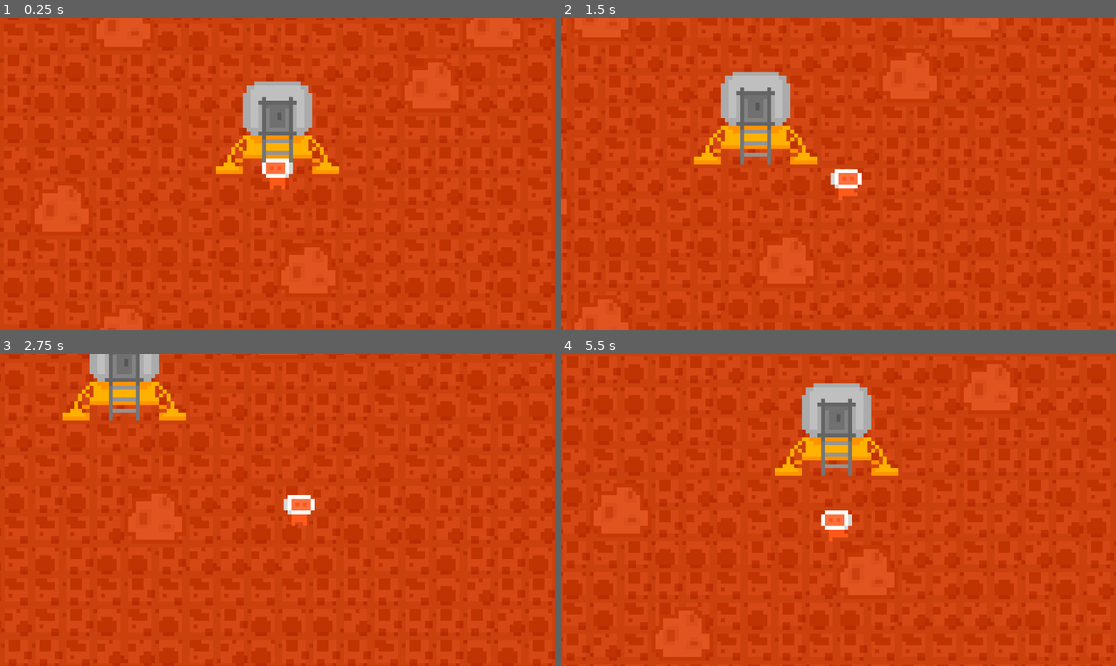
Above: before the commit, frames 1-4 (two rows, left to right).
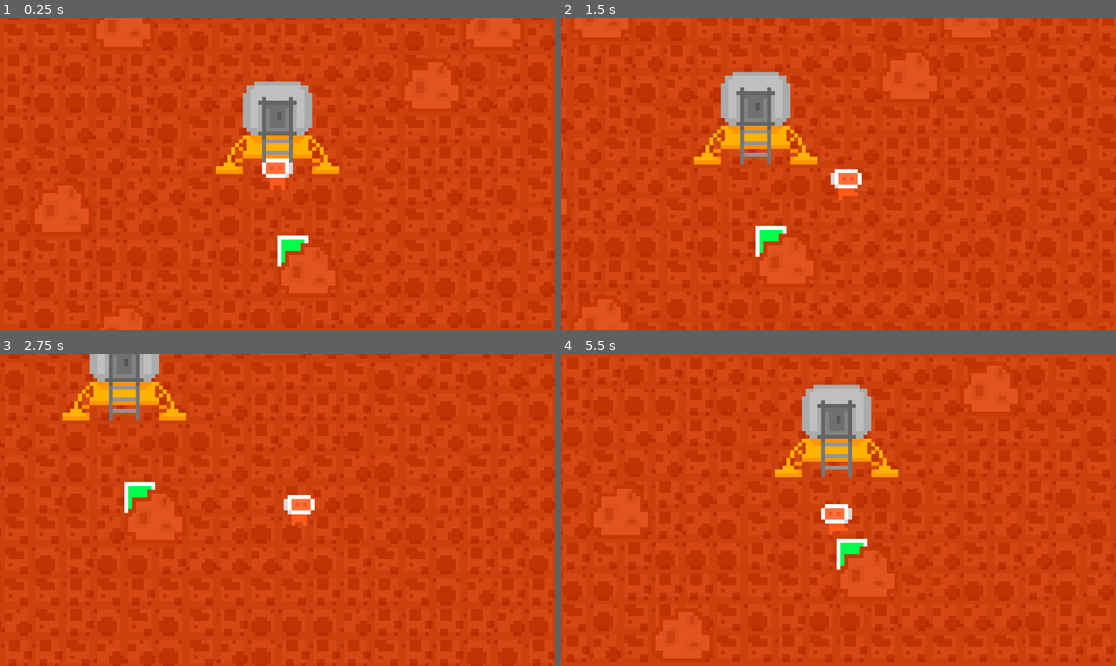
Above: after the commit, the same moments.

Repository: theololw/mars-game
Game: Godot game, scene res://scenes/overworld.tscn
The game is run twice, just before and just after one commit, with the same random seed, the same clock (stepped at 60 frames per second) and the same inputs.
Inputs (mouse positions are in pixels of both pictures, inside the frame that each line leads up to):
- Up to frame 1 (0.25 s): no input
- Up to frame 2 (1.5 s): tap Enter at 0.5 s; move the mouse to (960, 158) at 0.52 s; hold D (right) 0.53-1.28 s; tap Space (space) at 0.6 s; click (960, 158) at 0.8 s; move the mouse to (727, 189) at 1.27 s; hold S (down) from 1.28 s (still down); click (727, 189) at 1.35 s
- Up to frame 3 (2.75 s): tap Space (space) at 1.55, 2.1 s; move the mouse to (333, 441) at 2.02 s; release S (down) at 2.03 s; hold D (right) from 2.03 s (still down); click (333, 441) at 2.3 s
- Up to frame 4 (5.5 s): move the mouse to (810, 572) at 2.77 s; release D (right) at 2.78 s; hold W (up) 2.78-3.53 s; click (810, 572) at 2.85 s; tap Space (space) at 3.05, 3.6, 4.55, 5.1 s; move the mouse to (1005, 556) at 3.52 s; hold A (left) 3.53-5.03 s; click (1005, 556) at 3.8 s; move the mouse to (672, 463) at 4.27 s; click (672, 463) at 4.35 s; move the mouse to (866, 510) at 5.02 s; hold S (down) from 5.03 s (still down); click (866, 510) at 5.3 s

The runs differ from the first frame. In frame 1, 0.3% of the frame differs, in the area x 49-56%, y 69-80%; in frame 2, 0.3%; in frame 3, 0.3%; in frame 4, 1.8%, in the area x 3-99%, y 3-98%.

Commit message:
update

Diff:
--- /dev/null
+++ b/code/base_upgrade_station.gd
@@ -0,0 +1,25 @@
+extends Node2D
+
+var inBUSRange = 0
+var building = 0
+var space_base = preload("res://scenes/space_base.tscn")
+var space_base_instance = space_base.instantiate()
+
+func _on_area_2d_body_entered(body):
+	if body is Player:
+		inBUSRange = 1
+func _on_area_2d_body_exited(body):
+	if body is Player:
+		inBUSRange = 0
+func _process(delta):
+	if inBUSRange == 1 and Input.is_action_just_pressed("space"):
+		add_child(space_base_instance)
+		building = 1
+	if building == 1:
+		buildingPlacementMode(space_base_instance)
+	else:
+		pass
+func buildingPlacementMode(structure):
+	structure.position = get_local_mouse_position()
+	if Input.is_action_just_pressed("leftClick"):
+		building = 0
--- a/project.godot
+++ b/project.godot
@@ -46,3 +46,8 @@
 "events": [Object(InputEventKey,"resource_local_to_scene":false,"resource_name":"","device":-1,"window_id":0,"alt_pressed":false,"shift_pressed":false,"ctrl_pressed":false,"meta_pressed":false,"pressed":false,"keycode":0,"physical_keycode":32,"key_label":0,"unicode":32,"echo":false,"script":null)
 ]
 }
+leftClick={
+"deadzone": 0.5,
+"events": [Object(InputEventMouseButton,"resource_local_to_scene":false,"resource_name":"","device":-1,"window_id":0,"alt_pressed":false,"shift_pressed":false,"ctrl_pressed":false,"meta_pressed":false,"button_mask":0,"position":Vector2(0, 0),"global_position":Vector2(0, 0),"factor":1.0,"button_index":1,"canceled":false,"pressed":false,"double_click":false,"script":null)
+]
+}
--- /dev/null
+++ b/scenes/base_upgrade_station.tscn
@@ -0,0 +1,32 @@
+[gd_scene load_steps=4 format=3 uid="uid://d4dvngwsbbej2"]
+
+[ext_resource type="Script" path="res://code/base_upgrade_station.gd" id="1_4an3b"]
+
+[sub_resource type="RectangleShape2D" id="RectangleShape2D_4lj6i"]
+size = Vector2(64, 64)
+
+[sub_resource type="CircleShape2D" id="CircleShape2D_yyeey"]
+radius = 88.0
+
+[node name="base_upgrade_station" type="Node2D"]
+script = ExtResource("1_4an3b")
+
+[node name="StaticBody2D" type="StaticBody2D" parent="."]
+
+[node name="Polygon2D" type="Polygon2D" parent="StaticBody2D"]
+polygon = PackedVector2Array(-32, -32, 32, -32, 32, 32, -32, 32)
+
+[node name="Polygon2D2" type="Polygon2D" parent="StaticBody2D"]
+color = Color(0, 1, 0.298039, 1)
+polygon = PackedVector2Array(-24, -24, 24, -24, 24, 24, -24, 24)
+
+[node name="CollisionShape2D" type="CollisionShape2D" parent="StaticBody2D"]
+shape = SubResource("RectangleShape2D_4lj6i")
+
+[node name="Area2D" type="Area2D" parent="."]
+
+[node name="CollisionShape2D" type="CollisionShape2D" parent="Area2D"]
+shape = SubResource("CircleShape2D_yyeey")
+
+[connection signal="body_entered" from="Area2D" to="." method="_on_area_2d_body_entered"]
+[connection signal="body_exited" from="Area2D" to="." method="_on_area_2d_body_exited"]
--- a/scenes/overworld.tscn
+++ b/scenes/overworld.tscn
@@ -1,9 +1,10 @@
-[gd_scene load_steps=7 format=3 uid="uid://bb3pv6dkft0rb"]
+[gd_scene load_steps=8 format=3 uid="uid://bb3pv6dkft0rb"]
 
 [ext_resource type="Texture2D" uid="uid://d0x5t5ielonqr" path="res://images/tilemap.png" id="1_cukae"]
 [ext_resource type="Script" path="res://code/overworld.gd" id="1_l7a2i"]
 [ext_resource type="PackedScene" uid="uid://cwcac6s4ursbg" path="res://scenes/player.tscn" id="3_hji4j"]
 [ext_resource type="Texture2D" uid="uid://bf1xhfa3r6fog" path="res://images/lander.png" id="4_dlq8f"]
+[ext_resource type="PackedScene" uid="uid://d4dvngwsbbej2" path="res://scenes/base_upgrade_station.tscn" id="5_mddig"]
 
 [sub_resource type="TileSetAtlasSource" id="TileSetAtlasSource_38ept"]
 texture = ExtResource("1_cukae")
@@ -35,3 +36,6 @@
 texture = ExtResource("4_dlq8f")
 
 [node name="player" parent="." instance=ExtResource("3_hji4j")]
+
+[node name="base_upgrade_station" parent="." instance=ExtResource("5_mddig")]
+position = Vector2(32, 160)
--- /dev/null
+++ b/scenes/space_base.tscn
@@ -0,0 +1,11 @@
+[gd_scene format=3 uid="uid://m3h6cdmfks7a"]
+
+[node name="spaceBase" type="Node2D"]
+
+[node name="Polygon2D" type="Polygon2D" parent="."]
+polygon = PackedVector2Array(-128, 128, 128, 128, 128, -64, 64, -128, -64, -128, -128, -64)
+
+[node name="StaticBody2D" type="StaticBody2D" parent="."]
+
+[node name="CollisionPolygon2D" type="CollisionPolygon2D" parent="StaticBody2D"]
+polygon = PackedVector2Array(-128, 128, -56, 128, -56, 0, 64, 0, 64, 128, 128, 128, 128, -64, 64, -128, -64, -128, -128, -64)
